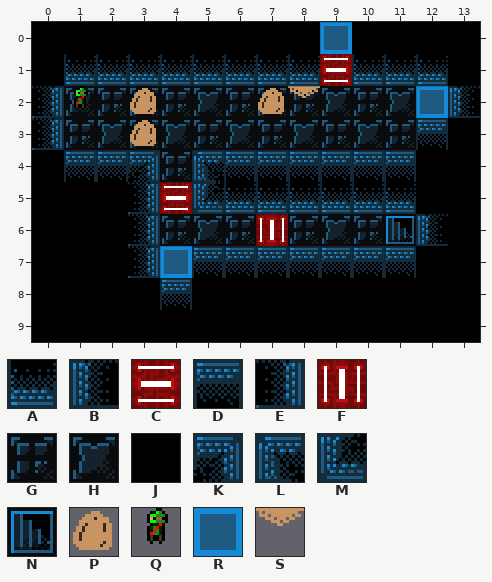
Tiled map: data/levels/tmx/L08-PressurePlate3.tmx. Above is the file before it was changed.
Cells are 16x16 px. Shown: x 0..13, y 0..9.
Key: from "newtiledsheet": A 0, B 1, C 7, D 9, E 10, F 16, G 18, H 19, J 21, K 27, L 28, M 30, N 31, P 44, Q 45, R 53, S 73.
_ is an empty cell.
Objects are placed by their top-left corner, in cells (3,4 is the top-left corner of cell 3,4); size is 1x1 cell unless given.
Layer "background" before, first column x 0:
 0 JJJJJJJJJJJJJJ
 1 JJJJJJJJJGJJJJ
 2 JHGHGHGHGHGHJJ
 3 JGHGHGHGHGHGJJ
 4 JJJJGJJJJJJJJJ
 5 JJJJHJJJJJJJJJ
 6 JJJJGHGHGHGNJJ
 7 JJJJHJJJJJJJJJ
 8 JJJJJJJJJJJJJJ
 9 JJJJJJJJJJJJJJ
Now the later version:
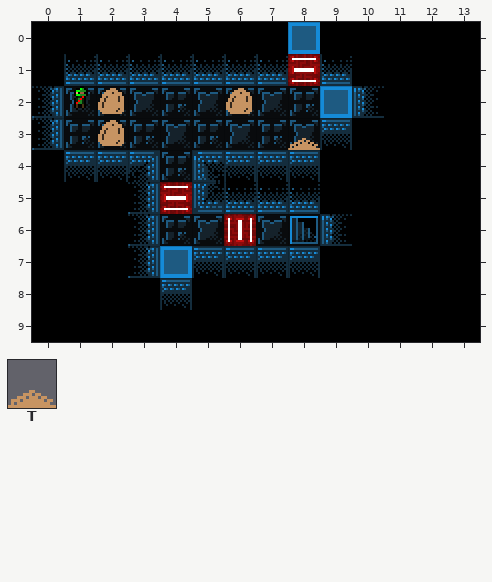
Further tiles: from "newtiledsheet": T 72.
Change:
Changed rows in their new state; . is an unchanged cell.
Layer "background":
first column x 10:
 2 JJ
 3 JJ
 6 JJ
Layer "objects":
changed: R "pressure_plate" at 9,0 -> R "pressure_plate" at 8,0
changed: C "triggerable" at 9,1 -> C "triggerable" at 8,1
changed: A "tile" at 12,1 -> A "tile" at 9,1
changed: R "pressure_plate" at 12,2 -> R "pressure_plate" at 9,2
changed: B "tile" at 13,2 -> B "tile" at 10,2
changed: P "moveable_tile" at 3,2 -> P "moveable_tile" at 2,2
changed: P "moveable_tile" at 7,2 -> P "moveable_tile" at 6,2
changed: D "tile" at 12,3 -> D "tile" at 9,3
changed: P "moveable_tile" at 3,3 -> P "moveable_tile" at 2,3
changed: B "tile" at 12,6 -> B "tile" at 9,6
changed: F "triggerable" at 7,6 -> F "triggerable" at 6,6
changed: N "scene_switching_tile" at 11,6 -> N "scene_switching_tile" at 8,6
added: T "enemy_pathable" at 8,3
removed: J "tile" at 8,0
removed: A "tile" at 8,1
removed: A "tile" at 10,1
removed: A "tile" at 11,1
removed: S "enemy_pathable" at 8,2
removed: D "tile" at 9,4
removed: D "tile" at 9,4
removed: D "tile" at 10,4
removed: D "tile" at 11,4
removed: A "tile" at 9,5
removed: A "tile" at 9,5
removed: A "tile" at 10,5
removed: A "tile" at 11,5
removed: D "tile" at 9,7
removed: D "tile" at 10,7
removed: D "tile" at 11,7
